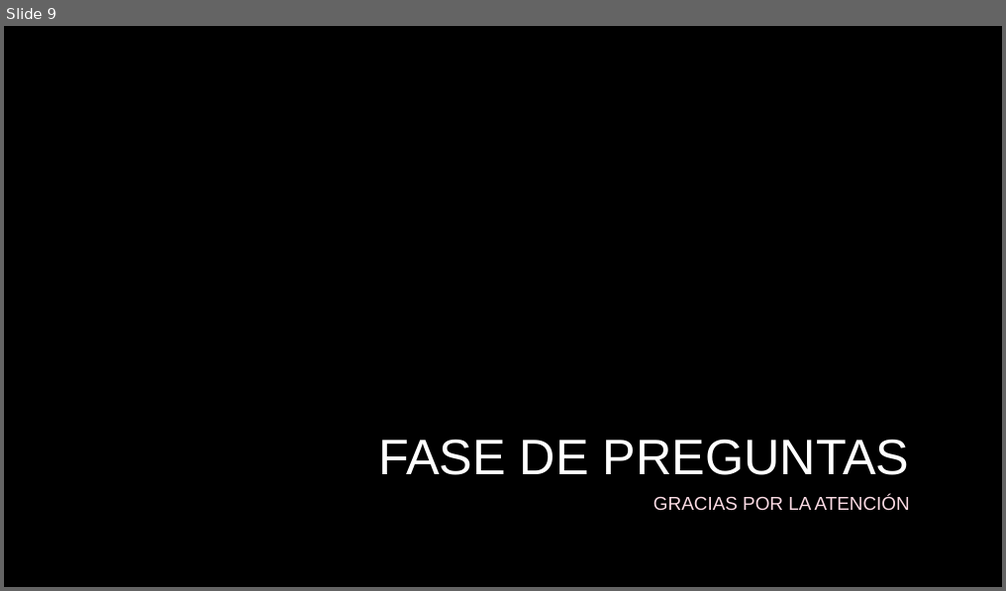
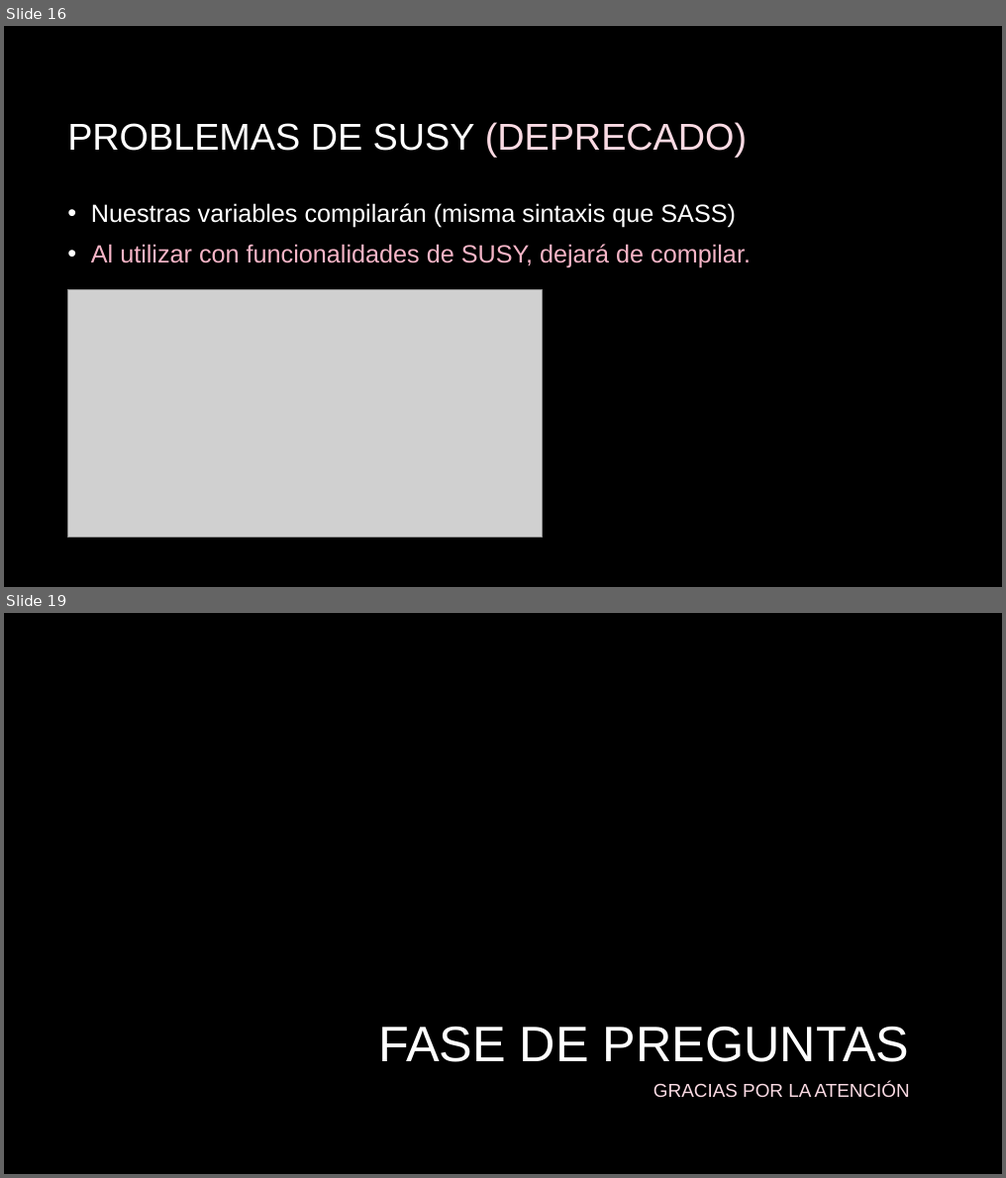
Before and after one commit to marcosfdsl/dawe2-diwe-susy, a slide deck: Susy.pptx. Shown one above the other, each under a label of ours: slide 9 before the commit, slides 16 and 19 after it; the slides between them are not shown. The pictures are 1006x591 and 1006x1178 pixels, drawn with LibreOffice and Linux fonts; fonts in the diff are those of the drawing; grey boxes stand for pictures; background and template pictures are left out. Boxes give left, top, right and bottom in pixels: in the first picture for what was removed or moved away, otherwise in the second. Text is boxed around its words. In the diff, an @@ line names an element or a change of style, - is before the commit and + after.

```diff
--- a/Susy.pptx
+++ b/Susy.pptx
@@ slide 16 added at (4, 26, 1002, 587), background picture (left out) @@
@@ title added at (67, 122, 746, 157), 36 pt, text #FFFFFF @@
+PROBLEMAS DE SUSY (DEPRECADO)
@@ text added at (91, 203, 750, 269), 24 pt, text #F6B5C7 @@
+• Nuestras variables compilarán (misma sintaxis que SASS)
+• Al utilizar con funcionalidades de SUSY, dejará de compilar.
@@ picture added at (67, 290, 543, 538) @@
@@ what was slide 9 is now slide 19 @@
```
Also in this commit, not shown: 3 slides changed, 9 other slides added, 4 other files.
